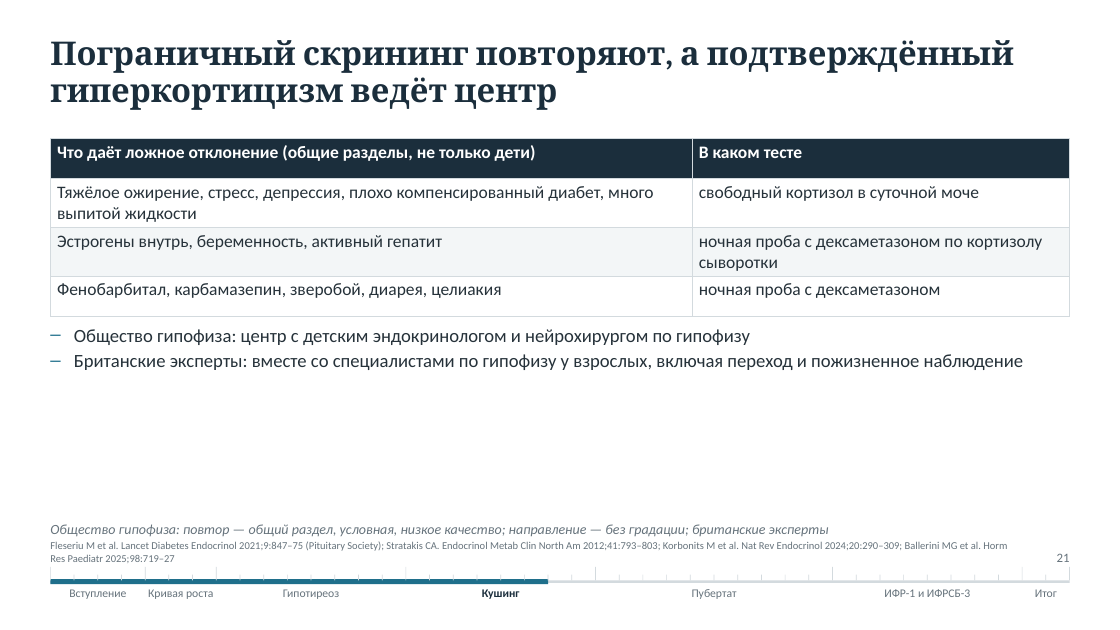
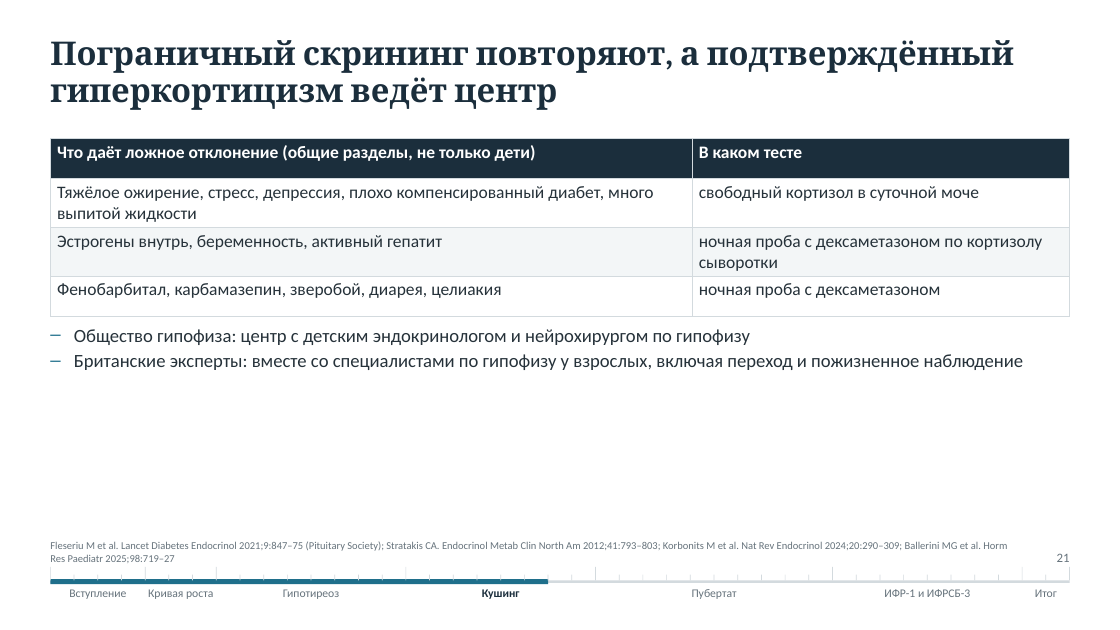
Before and after one commit to drabdulbosit1-eng/my-test-cloud, a slide deck: slide 21 of Endo_short_stature/Эндокринные причины низкорослости 2026.pptx. Drawn at 1120x630 pixels with LibreOffice and Linux fonts; fonts in the diff are those of the drawing. Boxes give left, top, right and bottom in pixels: in the first picture for what was removed or moved away, otherwise in the second. Text is boxed around its words. In the diff, an @@ line names an element or a change of style, - is before the commit and + after.

```diff
--- a/Endo_short_stature/Эндокринные причины низкорослости 2026.pptx
+++ b/Endo_short_stature/Эндокринные причины низкорослости 2026.pptx
@@ text at (50,524,829,537): paragraph removed @@
-Общество гипофиза: повтор — общий раздел, условная, низкое качество; направление — без градации; британские эксперты
```
Also in this commit, not shown: 37 other slides changed, 4 other files.
